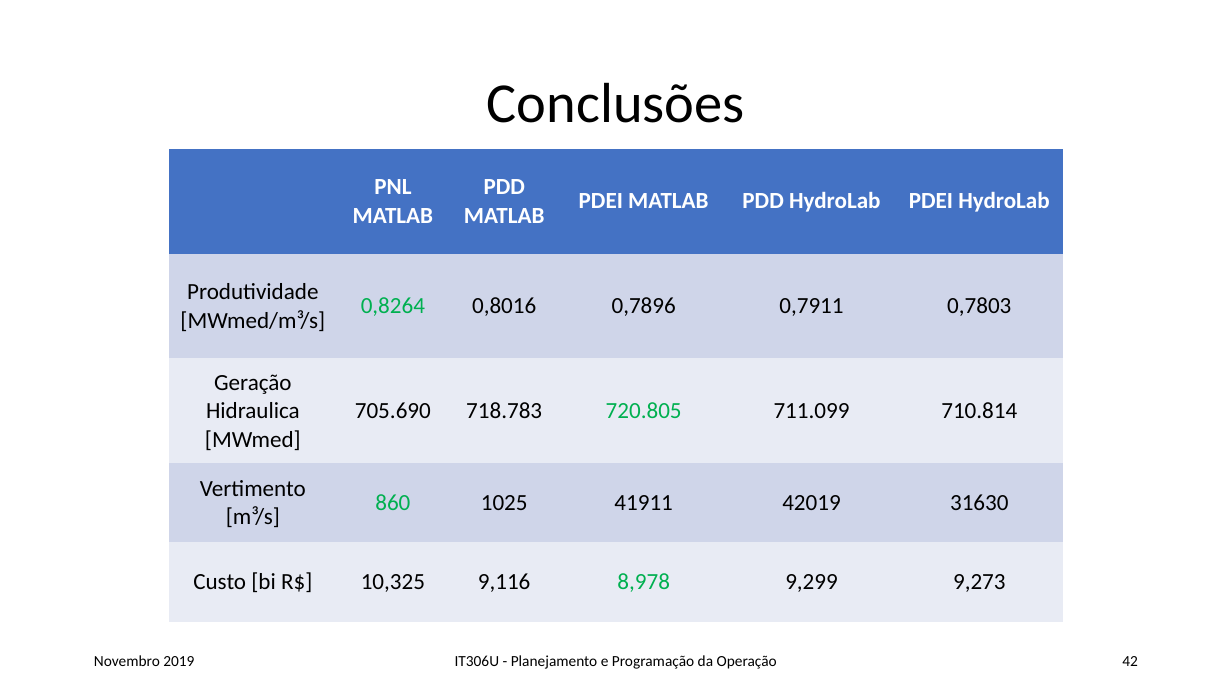
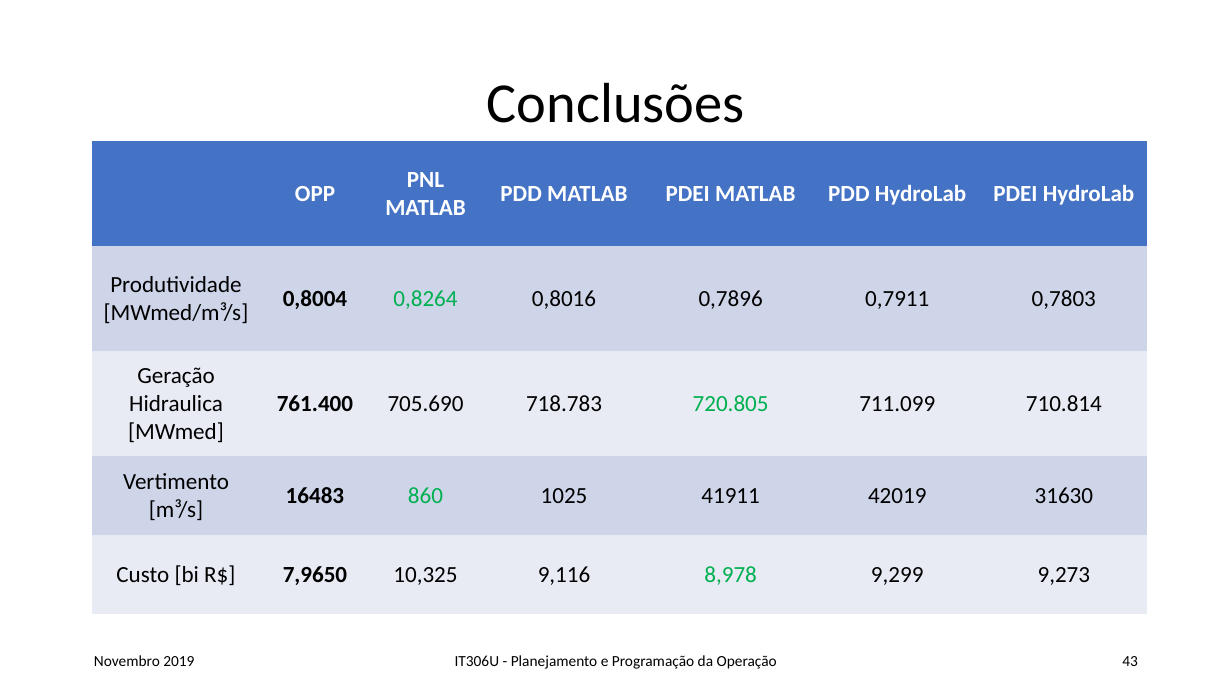
Before and after one commit to 1217720084/dynamic-programming-hydrothermal-scheduling, a slide deck: slide 43 of Rel_slides_rev1.pptx (slide 42 before the commit). Drawn at 1232x693 pixels with LibreOffice and Linux fonts; fonts in the diff are those of the drawing. Boxes give left, top, right and bottom in pixels: in the first picture for what was removed or moved away, otherwise in the second. Text is boxed around its words. In the diff, an @@ line names an element or a change of style, - is before the commit and + after.

Commit message:
update

```diff
--- a/Rel_slides_rev1.pptx
+++ b/Rel_slides_rev1.pptx
@@ table at (92,141,1147,615) @@
+column 2: OPP | 0,8004 | 761.400 | 16483 | 7,9650
@@ table: place and size @@
-table at (168,149,1064,622)
+table at (92,141,1147,615)
@@ page number at (1122,656,1138,666): text changed @@
-42
+43
```
Also in this commit, not shown: 1 slide added.
